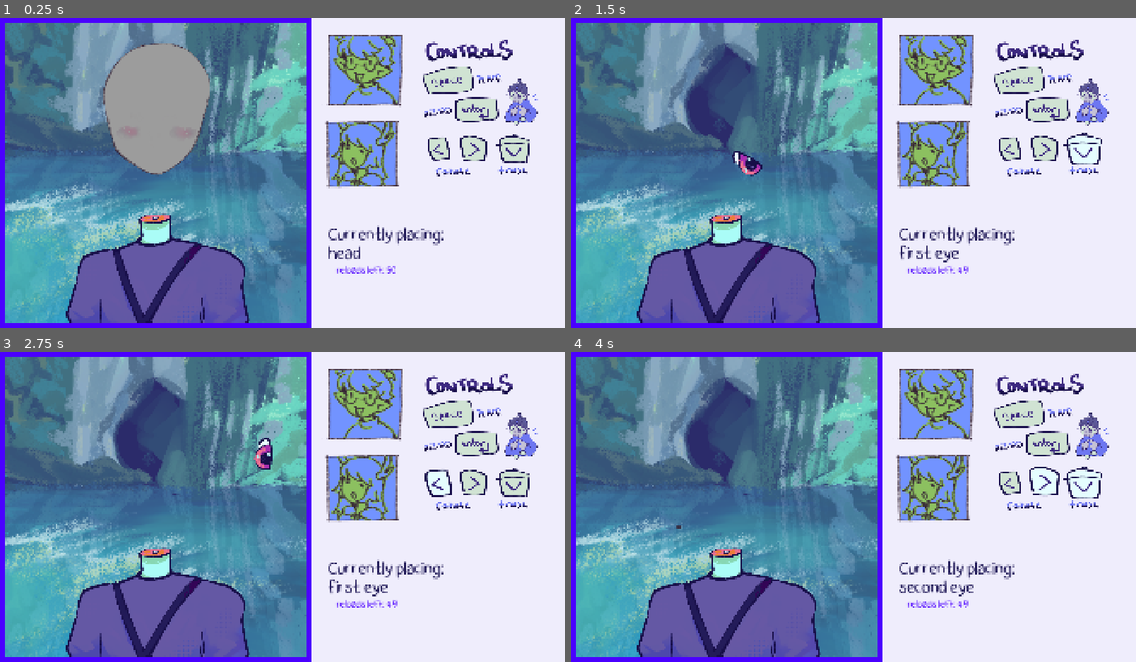
Above: before the commit, frames 1-4 (two rows, left to right).
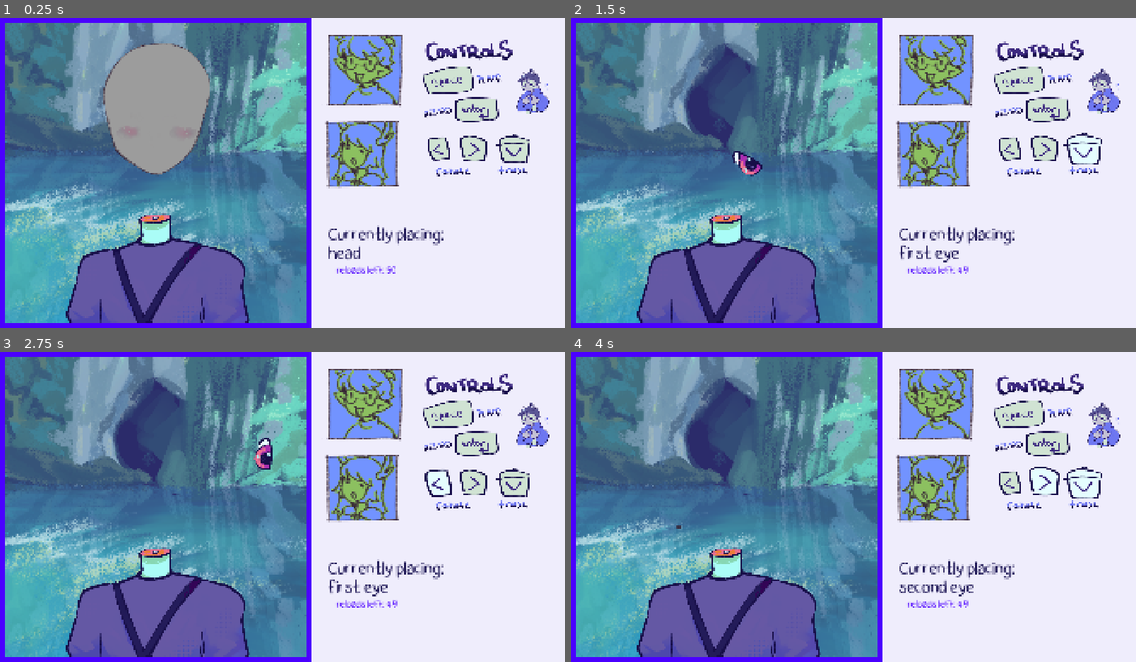
Above: after the commit, the same moments.

Repository: Herbeon/haven-toronto-game
Game: Godot game, scene res://game.tscn
The game is run twice, just before and just after one commit, with the same random seed, the same clock (stepped at 60 frames per second) and the same inputs.
Inputs (mouse positions are in pixels of both pictures, inside the frame that each line leads up to):
- Up to frame 1 (0.25 s): no input
- Up to frame 2 (1.5 s): tap Enter (reload) at 0.5 s; move the mouse to (977, 157) at 0.52 s; hold Up 0.53-1.28 s; hold Left (rotate_ccwise) 0.53-1.28 s; click (977, 157) at 0.67 s; tap Right (rotate_clockwise) at 0.8, 1.35 s; move the mouse to (740, 188) at 1.27 s; hold Down (trashbin) from 1.28 s (still down)
- Up to frame 3 (2.75 s): tap Left (rotate_ccwise) at 1.55 s; move the mouse to (339, 438) at 2.02 s; release Down (trashbin) at 2.03 s; hold Up from 2.03 s (still down); hold Left (rotate_ccwise) from 2.03 s (still down); tap Right (rotate_clockwise) at 2.3 s
- Up to frame 4 (4 s): move the mouse to (825, 569) at 2.77 s; release Left (rotate_ccwise) at 2.78 s; tap Right (rotate_clockwise) at 2.85 s; click (825, 569) at 2.92 s; tap Left (rotate_ccwise) at 3.05 s; move the mouse to (1023, 553) at 3.52 s; release Up at 3.53 s; hold Down (trashbin) from 3.53 s (still down); hold Right (rotate_clockwise) from 3.53 s (still down); tap Alt at 3.6 s

The runs differ from the first frame. In frame 1, 0.8% of the frame differs, in the area x 89-98%, y 16-35%; in frame 2, 0.8%; in frame 3, 0.8%; in frame 4, 0.8%.

Commit message:
added hat

Diff:
--- a/havenBounceBack/game.gd
+++ b/havenBounceBack/game.gd
@@ -35,6 +35,8 @@
 @onready var headacc1 = $headacc1
 @onready var headacc2 = $headacc2
 
+@onready var hat = $hat
+
 @onready var label = $Control/Label
 @onready var relabel = $Control/Relabel
 
@@ -60,6 +62,8 @@
 
 	eyebrow1.done_eb1.connect(eyebrow1_is_done)
 	eyebrow2.done_eb2.connect(eyebrow2_is_done)
+
+	hat.done_hat.connect(hat_is_done)
 	new_game()
 
 func _process(float) -> void:
@@ -159,4 +163,10 @@
 	headacc2.start()
 
 func headacc2_is_done():
-	label.text = "Currently placing:\nsomething"
+	label.text = "Currently placing:\nhat"
+	current_part = $hat
+
+	hat.start()
+
+func hat_is_done():
+	label.text = "Currently should\nbe placing stuff"
--- a/havenBounceBack/game.tscn
+++ b/havenBounceBack/game.tscn
@@ -28,6 +28,7 @@
 [ext_resource type="PackedScene" uid="uid://8nsp8p2gk6tv" path="res://clothesacc.tscn" id="23_qhcbd"]
 [ext_resource type="PackedScene" uid="uid://juk7rd5qsq8b" path="res://headacc_1.tscn" id="24_vaj68"]
 [ext_resource type="PackedScene" uid="uid://b8tgl53jjj4s6" path="res://headacc_2.tscn" id="25_i2p71"]
+[ext_resource type="PackedScene" uid="uid://bhbqukfheabro" path="res://hat.tscn" id="29_bnpwn"]
 
 [sub_resource type="LabelSettings" id="LabelSettings_m6jhr"]
 font = ExtResource("2_e8heu")
@@ -264,6 +265,12 @@
 collision_layer = 64
 collision_mask = 64
 
+[node name="hat" parent="." unique_id=402993914 instance=ExtResource("29_bnpwn")]
+z_index = 28
+position = Vector2(-4, 1527)
+collision_layer = 128
+collision_mask = 128
+
 [node name="ColorRect" type="ColorRect" parent="." unique_id=1890427670]
 z_index = -10
 offset_left = -3.0
--- /dev/null
+++ b/havenBounceBack/hat.gd
@@ -0,0 +1,71 @@
+extends CharacterBody2D
+
+
+signal done_hat
+
+@export var speed = 420
+@export var visual = ""
+
+var placing_hat = false
+var can_be_paused_now = false
+
+
+func start():
+	visual = ["party","top","propeller"].pick_random()
+	$AnimatedSprite2D.play(visual)
+
+	get_node("CollisionShape2Dbig").disabled = true
+
+	if(visual.contains("propeller")):
+		get_node("CollisionShape2Dbig").disabled = false
+
+
+
+	placing_hat = true
+	position = Vector2(520,520)
+
+	var direction_x = randf_range(-0.5,0.5)
+	# yay gambling
+
+	var direction_y = randf_range(-0.5,0.5)
+	# yay more gambling
+
+	velocity = Vector2(direction_x,direction_y).normalized() * speed
+	# normalized makes the vector an integer (pythagorean theorem it)
+
+func _ready():
+	velocity = Vector2.ZERO
+
+	#start()
+
+func _physics_process(delta):
+	if(placing_hat):
+		if(Input.is_action_just_pressed("pause") && can_be_paused_now):
+			got_paused()
+
+		if(Input.is_action_just_pressed("rotate_clockwise")&& placing_hat):
+			$AnimatedSprite2D.rotate(PI/12)
+		if(Input.is_action_just_pressed("rotate_ccwise")&& placing_hat):
+			$AnimatedSprite2D.rotate(-PI/12)
+
+		var collision = move_and_collide(velocity * delta)
+		# move and collide returns a boolean if it hits something
+		if collision:
+			#var tween = create_tweesn()
+			#tween.tween_property($AnimatedSprite2D,"scale", Vector2(1.1,1.1), 0.1)
+			#tween.tween_property($AnimatedSprite2D,"scale", Vector2(1,1), 0.1)
+			if(!visual.contains("propeller")):
+				$AnimatedSprite2D.rotate(PI/2)
+
+			velocity = velocity.bounce(collision.get_normal())
+
+			#print(velocity)
+			if(abs(velocity.x) < 2000 && abs(velocity.y) < 2000):
+				velocity *= 1.1
+		can_be_paused_now = true
+
+func got_paused():
+	velocity = Vector2.ZERO
+	done_hat.emit()
+	can_be_paused_now = false
+	placing_hat = false
--- /dev/null
+++ b/havenBounceBack/hat.tscn
@@ -0,0 +1,54 @@
+[gd_scene format=3 uid="uid://bhbqukfheabro"]
+
+[ext_resource type="Script" uid="uid://c5ptpmuee40ua" path="res://hat.gd" id="1_76kgg"]
+[ext_resource type="Texture2D" uid="uid://bxw22gxqfaenj" path="res://images and character assets/Hat 3.PNG" id="1_pkhb4"]
+[ext_resource type="Texture2D" uid="uid://co4ii3ivq1gbe" path="res://images and character assets/Hat 2.PNG" id="2_76kgg"]
+[ext_resource type="Texture2D" uid="uid://ldwjanwtjp48" path="res://images and character assets/Hat 1.PNG" id="3_e2cuu"]
+
+[sub_resource type="RectangleShape2D" id="RectangleShape2D_tcrup"]
+size = Vector2(285, 196.5)
+
+[sub_resource type="CircleShape2D" id="CircleShape2D_3p08f"]
+radius = 98.02041
+
+[sub_resource type="SpriteFrames" id="SpriteFrames_tcrup"]
+animations = [{
+"frames": [{
+"duration": 1.0,
+"texture": ExtResource("1_pkhb4")
+}],
+"loop": 1,
+"name": &"party",
+"speed": 5.0
+}, {
+"frames": [{
+"duration": 1.0,
+"texture": ExtResource("2_76kgg")
+}],
+"loop": 1,
+"name": &"propeller",
+"speed": 5.0
+}, {
+"frames": [{
+"duration": 1.0,
+"texture": ExtResource("3_e2cuu")
+}],
+"loop": 1,
+"name": &"top",
+"speed": 5.0
+}]
+
+[node name="hat" type="CharacterBody2D" unique_id=402993914]
+script = ExtResource("1_76kgg")
+
+[node name="CollisionShape2Dbig" type="CollisionShape2D" parent="." unique_id=882128235]
+position = Vector2(48, 29)
+shape = SubResource("RectangleShape2D_tcrup")
+
+[node name="CollisionShape2D" type="CollisionShape2D" parent="." unique_id=255659237]
+position = Vector2(11, 27)
+shape = SubResource("CircleShape2D_3p08f")
+
+[node name="AnimatedSprite2D" type="AnimatedSprite2D" parent="." unique_id=1222159405]
+sprite_frames = SubResource("SpriteFrames_tcrup")
+animation = &"party"
Binary file changed: havenBounceBack/backgrounds/controls2.png
Not shown, added: havenBounceBack/hat.gd.uid
Not shown, changed: havenBounceBack/backgrounds/controls2.png~
